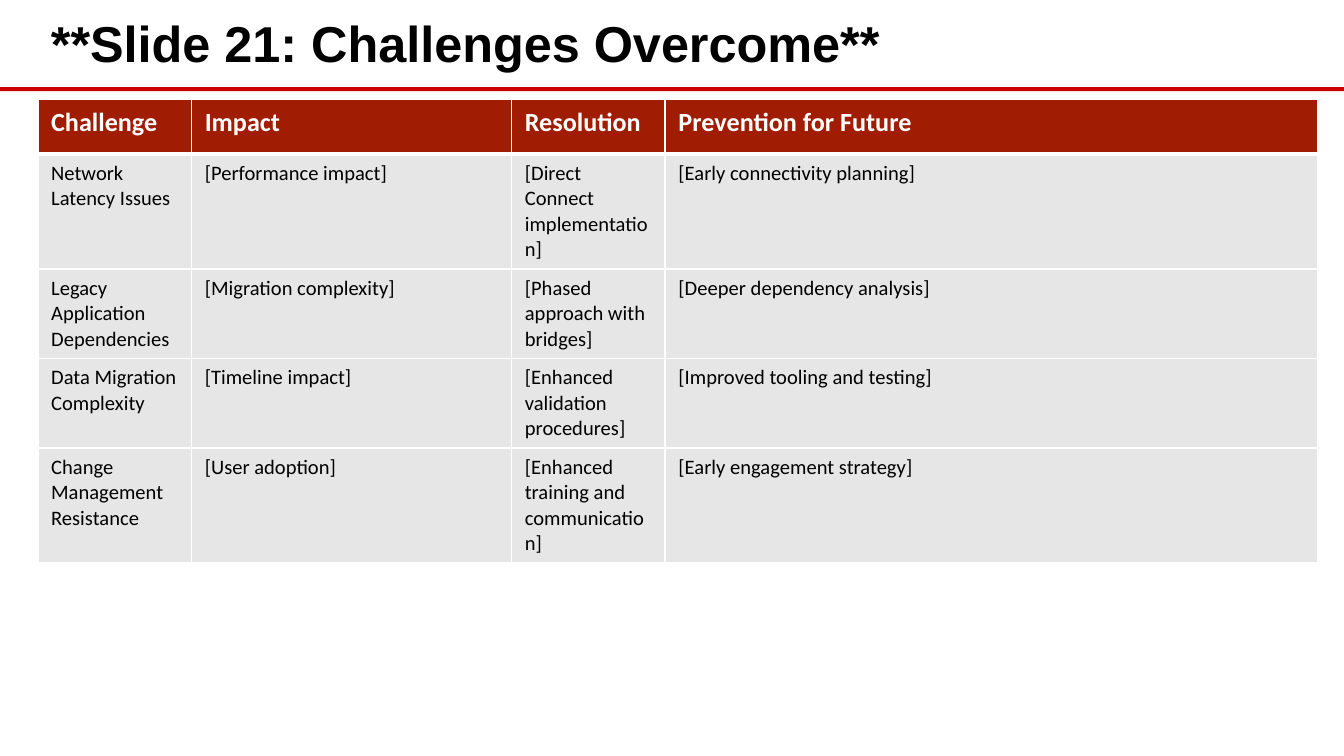
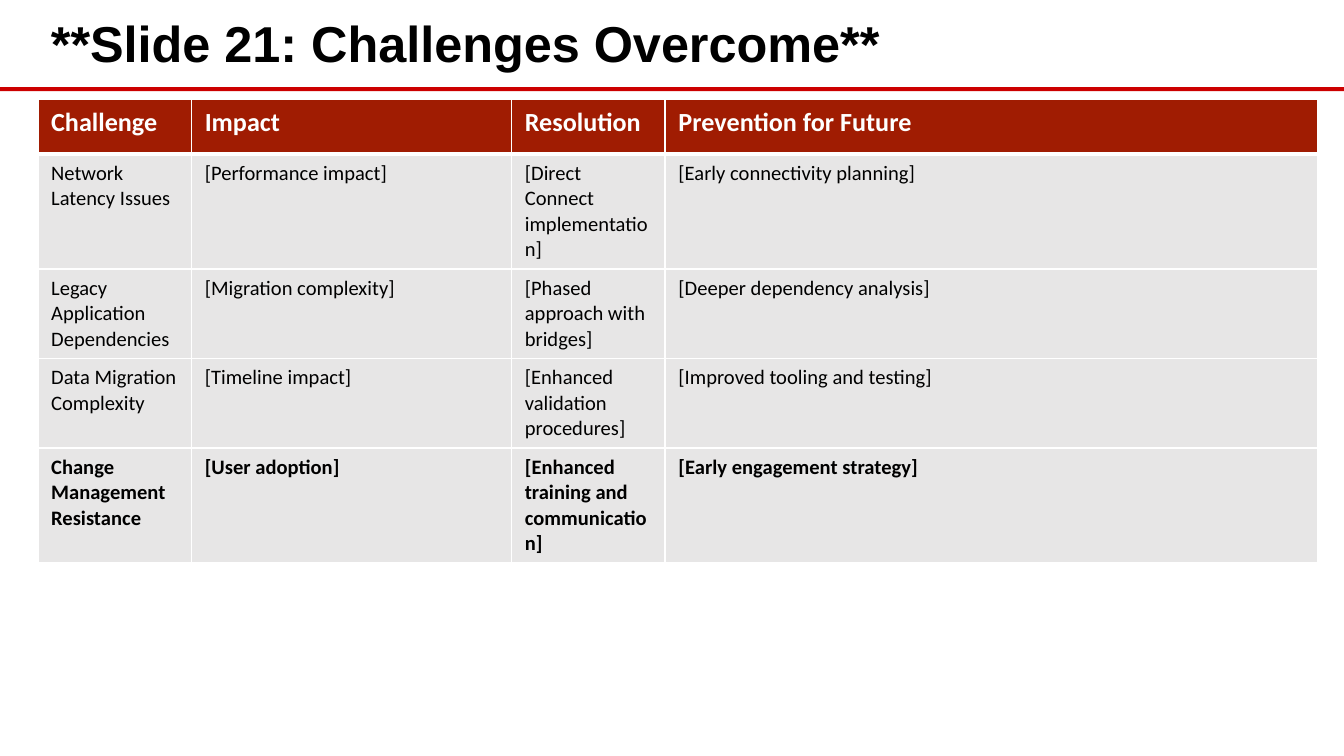
Before and after one commit to eoframework/solutions, a slide deck: slide 21 of solutions/aws/cloud/onpremise-to-cloud-migration/delivery/closeout-presentation.pptx. Drawn at 1344x756 pixels with LibreOffice and Linux fonts; fonts in the diff are those of the drawing; background and template pictures are left out. Boxes give left, top, right and bottom in pixels: in the first picture for what was removed or moved away, otherwise in the second. Text is boxed around its words. In the diff, an @@ line names an element or a change of style, - is before the commit and + after.

```diff
--- a/solutions/aws/cloud/onpremise-to-cloud-migration/delivery/closeout-presentation.pptx
+++ b/solutions/aws/cloud/onpremise-to-cloud-migration/delivery/closeout-presentation.pptx
@@ table at box(38, 99, 1317, 529) @@
@@ bold on in "Change Management Resistance", "[User adoption]", "[Enhanced training and communication]", "[Early engagement strategy]" @@
```
Also in this commit, not shown: 5 other slides changed, 32 other files.
